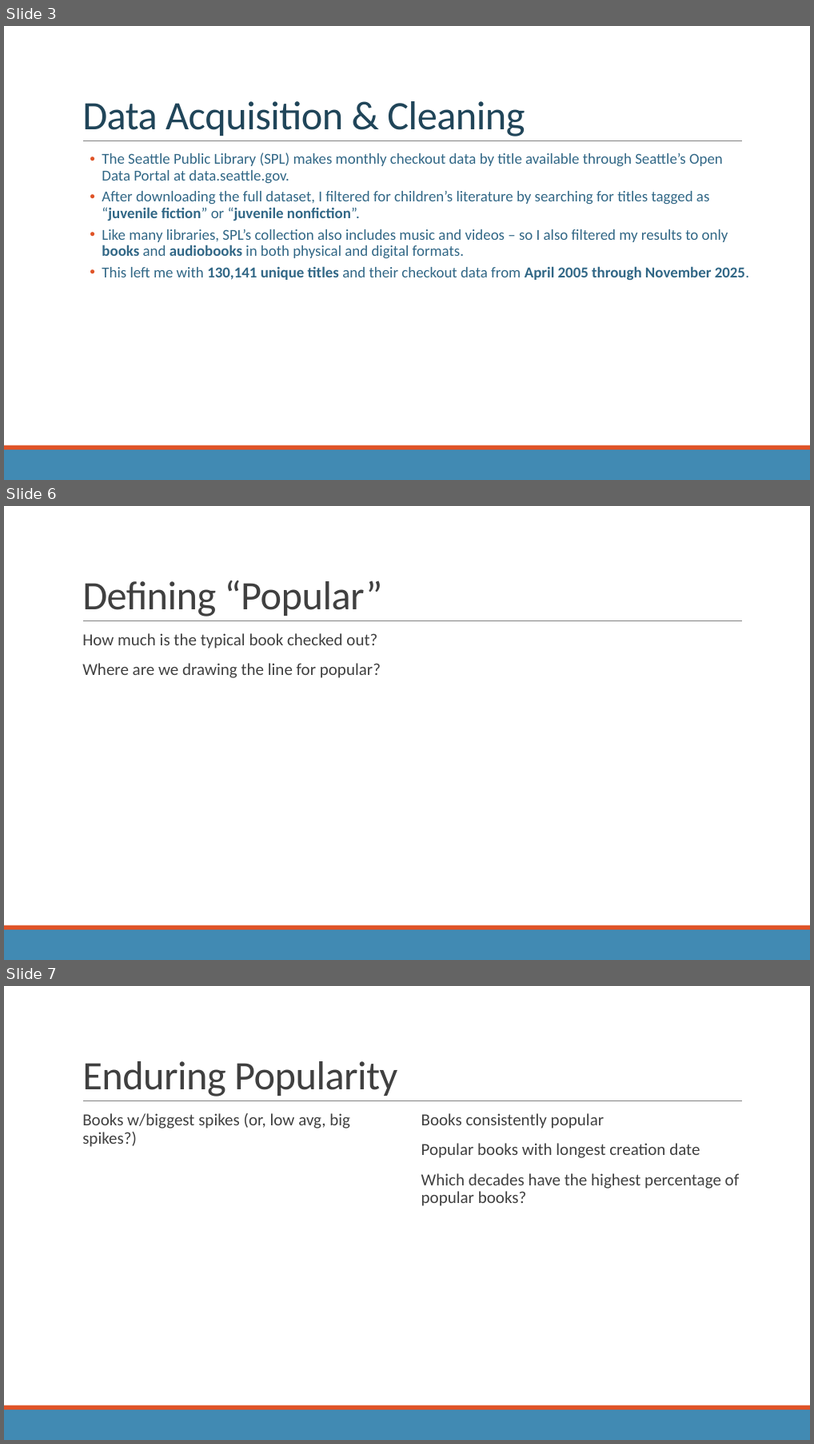
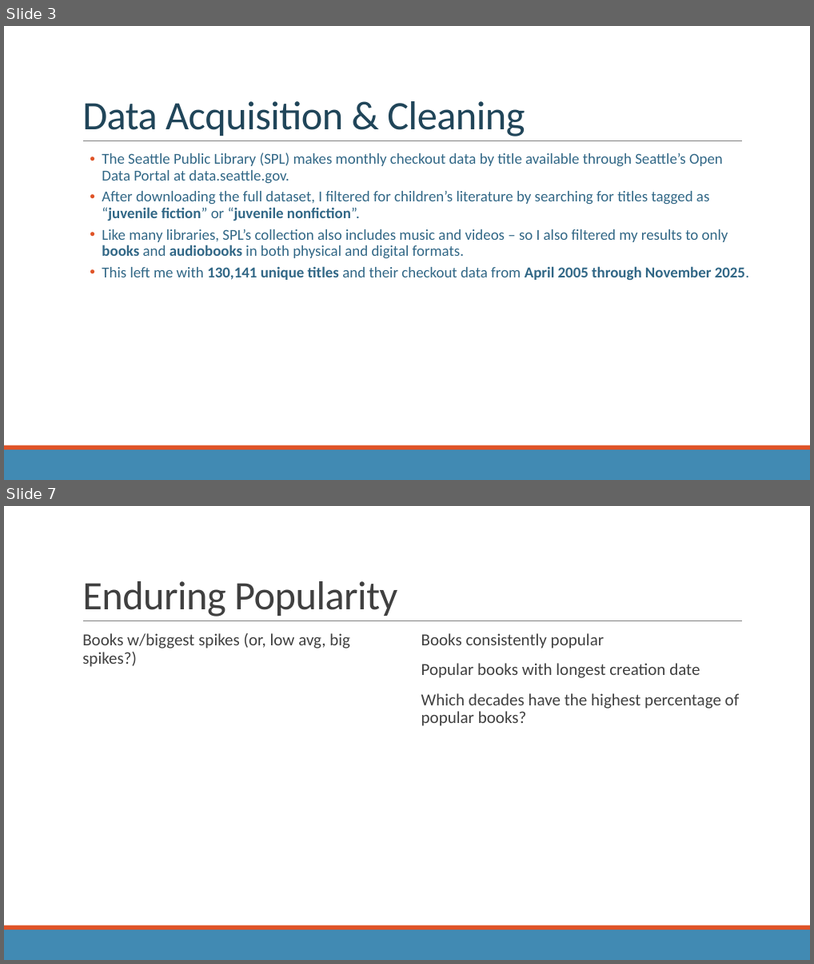
Before and after one commit to rm-pearson/NSS-capstone, a slide deck: presentation draft.pptx. Shown one above the other, each under a label of ours: slides 3, 6 and 7 before the commit, slides 3 and 7 after it; the slides between them are not shown. The pictures are 814x1444 and 814x964 pixels, drawn with LibreOffice and Linux fonts; fonts in the diff are those of the drawing. Boxes give left, top, right and bottom in pixels: in the first picture for what was removed or moved away, otherwise in the second. Text is boxed around its words. In the diff, an @@ line names an element or a change of style, - is before the commit and + after.

```diff
--- a/presentation draft.pptx
+++ b/presentation draft.pptx
@@ slide 6 removed at box(4, 506, 810, 960), background #FFFFFF; not listed: 3 template elements that a slide beside it also shows @@
@@ title removed at box(82, 580, 383, 616) @@
-Defining “Popular”
@@ text removed at box(82, 633, 381, 678) @@
-  How much is the typical book checked out?
-  Where are we drawing the line for popular?
```
Also in this commit, not shown: 1 slide changed, 2 slides added, 1 other slide removed, 6 other files.
